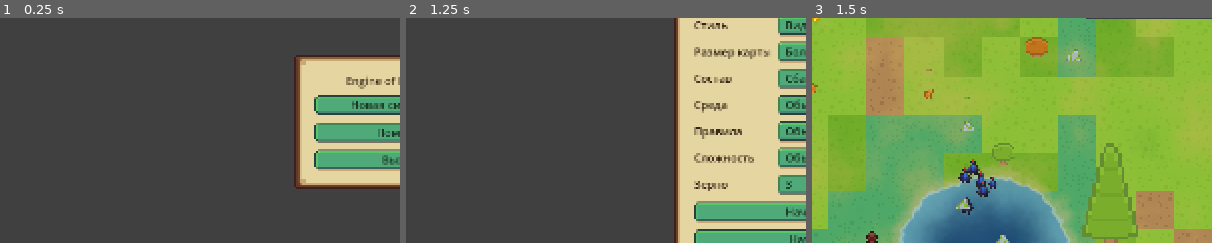
Above: before the commit, frames 1-3 (left to right).
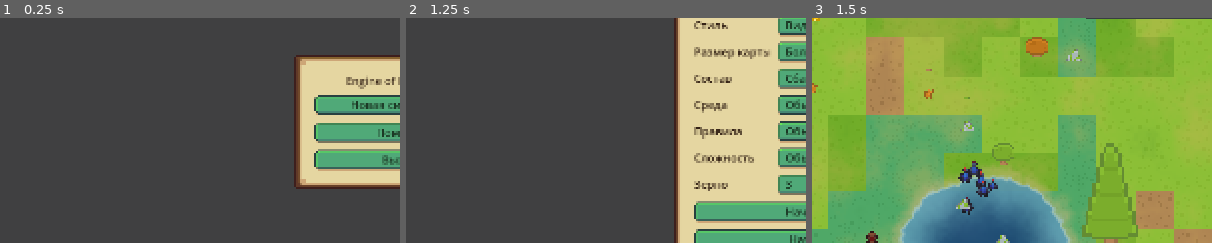
Above: after the commit, the same moments.

Repository: plasticlife-art/animals
Game: Godot game, scene res://scenes/main/main.tscn
The game is run twice, just before and just after one commit, with the same random seed, the same clock (stepped at 60 frames per second) and the same inputs.
Inputs:
- Up to frame 1 (0.25 s): no input
- Up to frame 2 (1.25 s): click "Новая симуляция" at 0.5 s
- Up to frame 3 (1.5 s): click "Начать" at 1.25 s
The pictures show only the part of the screen within x 0-50%, y 27-77%; the shares and areas given below are measured in that part.

Frames 1-2 are identical in both runs. In frame 3, 0.2% of the frame differs, in the area x 39-47%, y 62-77%.

Commit message:
Give deer and grouse enough names, and say how an animal died
A full deer herd ran out of names: 240 deer at the start against 80
names a sex left about a third of them with «II» once all were named,
and grouse chicks took numbers within minutes. The deer lists now hold
157 a sex and the grouse 84, more than half the largest start any
preset gives, which a test checks along with no name listed twice.

The card and the pinned list said «погибла» for every death; now an
animal a hunter took «погибла», one that starved, thirsted or aged
«умерла». The card's family line reads «Поколение 1 · детей нет» or
«Поколение 2 · детей: 3, живы 2», with «Живых потомков» only once
there are grandchildren, instead of a wrapped «Детей: 0 (живы 0)».

Co-Authored-By: Claude Opus 5.5 <noreply@anthropic.com>

Diff:
--- a/scripts/story/animal_names.gd
+++ b/scripts/story/animal_names.gd
@@ -23,7 +23,17 @@
 			"Смородина", "Осинка", "Снежана", "Вьюжка", "Морошка", "Земляника", "Медуница", "Душица",
 			"Фиалка", "Мальва", "Лебёдушка", "Синева", "Радуга", "Светлянка", "Луна", "Зимушка",
 			"Хвоинка", "Полынь", "Вербена", "Арника", "Ежевика", "Голубика", "Клюква", "Черёмуха",
-			"Яблонька", "Вишня", "Тропинка", "Капелька", "Росава"],
+			"Яблонька", "Вишня", "Тропинка", "Капелька", "Росава",
+			"Лилия", "Гвоздика", "Лаванда", "Мелисса", "Сосенка", "Травинка", "Отрада", "Услада",
+			"Милава", "Любава", "Забава", "Весна", "Волна", "Заводь", "Прохлада", "Свирель", "Песенка",
+			"Загадка", "Мечта", "Лоза", "Лещина", "Бузина", "Кашка", "Пижма", "Льдинка", "Позёмка",
+			"Проталинка", "Лужайка", "Опушка", "Ложбинка", "Стёжка", "Горлица", "Малиновка", "Пеночка",
+			"Стрекоза", "Ясна", "Добрава", "Дождинка", "Мурава", "Таволга", "Камышинка", "Тростинка",
+			"Нива", "Жимолость", "Плясунья", "Резвушка", "Скромница", "Дрёма", "Нега", "Отава", "Серна",
+			"Северянка", "Пташка", "Чайка", "Лапушка",
+			"Снегурка", "Пурга", "Стужа", "Оттепель", "Листва", "Тайга", "Степь", "Даль", "Высь",
+			"Ладушка", "Рябь", "Струна", "Скрипка", "Жалейка", "Потешка", "Прибаутка", "Частушка",
+			"Смуглянка", "Чернобровка", "Белогрудка", "Пятнышко", "Облачко"],
 		"male": ["Бурый", "Рогач", "Ветер", "Гром", "Дубок", "Боровик", "Стриж", "Сокол", "Яр", "Туман",
 			"Буян", "Пепел", "Клён", "Тополь", "Лесник", "Странник", "Ясень", "Вихрь", "Кедр", "Мох",
 			"Бор", "Каштан", "Орех", "Граф", "Князь", "Крепыш", "Смельчак", "Седой", "Ясный", "Тихон",
@@ -32,7 +42,17 @@
 			"Зенит", "Бурелом", "Валежник", "Можжевельник", "Вереск", "Чертополох", "Лопух", "Репей",
 			"Желудь", "Дуб", "Вяз", "Граб", "Осокорь", "Рокот", "Набат", "Звон", "Гул", "Шорох",
 			"Шёпот", "Зарево", "Холм", "Курган", "Перекат", "Плёс", "Омут", "Брод", "Ветрогон",
-			"Сугроб", "Иней", "Мороз", "Ливень", "Гордей"],
+			"Сугроб", "Иней", "Мороз", "Ливень", "Гордей",
+			"Ветвистый", "Широкорог", "Златорог", "Богатырь", "Витязь", "Воевода", "Боярин", "Атаман",
+			"Статный", "Великан", "Исполин", "Ураган", "Шквал", "Раскат", "Сосняк", "Ельник",
+			"Березняк", "Орешник", "Тальник", "Камыш", "Хмель", "Шалфей", "Чабрец", "Зверобой",
+			"Василёк", "Ковыль", "Заречный", "Степняк", "Таёжник", "Путник", "Пилигрим", "Отшельник",
+			"Мудрец", "Молчун", "Упрямец", "Храбрец", "Силач", "Белохвост", "Рыжебок", "Серебряк",
+			"Булат", "Алмаз", "Малахит", "Самоцвет", "Месяц", "Восход", "Вечер", "Листопад", "Снегопад",
+			"Ледоход", "Родник", "Исток", "Порог", "Кряж", "Бугор",
+			"Гонец", "Скороход", "Прыгун", "Скакун", "Зоркий", "Чуткий", "Часовой", "Ястреб", "Кречет",
+			"Филин", "Ворон", "Лунь", "Сыч", "Тур", "Байкал", "Урал", "Алтай", "Енисей", "Амур", "Дон",
+			"Иртыш", "Казбек"],
 	},
 	"predator": {
 		"female": ["Огнёвка", "Рыжуха", "Лисичка", "Патрикеевна", "Алиса", "Хитрюга", "Искорка", "Рябина",
@@ -55,13 +75,23 @@
 			"Копейка", "Зернинка", "Росянка", "Говорушка", "Тетёрочка", "Сойка", "Капелька", "Тишина",
 			"Хлопушка", "Щебетунья", "Болтушка", "Квочка", "Наседка", "Серёжка", "Бусинка",
 			"Горошинка", "Пшёнка", "Крупинка", "Гречка", "Клюковка", "Черничка", "Шишечка", "Веточка",
-			"Пестрянка", "Чернавка", "Хохотушка", "Непоседа", "Тараторка"],
+			"Пестрянка", "Чернавка", "Хохотушка", "Непоседа", "Тараторка",
+			"Трещотка", "Свиристелка", "Пискуша", "Соринка", "Пылинка", "Мушка", "Букашка", "Пуговка",
+			"Кнопка", "Пышка", "Плюшка", "Ватрушка", "Баранка", "Сушка", "Булочка", "Пампушка",
+			"Петелька", "Ниточка", "Варежка", "Рукавичка", "Растрёпа", "Чистюля", "Модница", "Хозяйка",
+			"Соседка", "Сплетница", "Трусишка", "Цокотуха", "Береста", "Костяничка", "Семечка",
+			"Маковка", "Перчинка", "Изюминка"],
 		"male": ["Уголёк", "Чернец", "Косач", "Бровастый", "Токарь", "Лирохвост", "Гребешок", "Буран",
 			"Смоль", "Сажа", "Барин", "Задира", "Певун", "Бормотун", "Шумила", "Черныш", "Коготь",
 			"Ветрогон", "Крикун", "Хохолок", "Щёголь", "Франт", "Бас", "Токун", "Петушок", "Перун",
 			"Чернобров", "Гордец", "Забияка", "Трубач", "Дьячок", "Звонарь", "Глашатай", "Гусляр",
 			"Балагур", "Хвастун", "Красавчик", "Кавалер", "Модник", "Вожак", "Сторож", "Дозорный",
-			"Ворчун", "Бубнила", "Чумазый", "Смолян", "Кремень", "Пижон", "Гуляка", "Запевала"],
+			"Ворчун", "Бубнила", "Чумазый", "Смолян", "Кремень", "Пижон", "Гуляка", "Запевала",
+			"Чубчик", "Мохноног", "Бородач", "Усач", "Краснобров", "Валенок", "Чернокрыл", "Белокрыл",
+			"Драчун", "Хулиган", "Шалопай", "Лентяй", "Обжора", "Толстяк", "Пузан", "Колобок", "Бублик",
+			"Пряник", "Кренделёк", "Пончик", "Орешек", "Горошек", "Свистун", "Скоморох", "Затейник",
+			"Говорун", "Брюзга", "Задавака", "Купец", "Пономарь", "Ямщик", "Мельник", "Кузнец",
+			"Бондарь"],
 	},
 }
 
--- a/scripts/story/story_book.gd
+++ b/scripts/story/story_book.gd
@@ -158,13 +158,15 @@
 		pins_changed.emit()
 
 
-## Where a pinned animal is and how it is: `{id, name, species, sex, dead, awake, position}`.
+## Where a pinned animal is and how it is: `{id, name, species, sex, dead, cause, awake,
+## position}`.
 ## Awake it is where it is drawn; asleep, where its sleeping sector keeps it; dead, where it
 ## died. `position` is `Vector2.INF` when it is nowhere to be found.
 func pin_status(agent_id: int) -> Dictionary:
 	var entry: Dictionary = lineage.entry(agent_id)
 	var status := {"id": agent_id, "name": name_of_id(agent_id), "species": str(entry.get("species", "")),
-		"sex": str(entry.get("sex", "")), "dead": lineage.is_dead(agent_id), "awake": false, "position": Vector2.INF}
+		"sex": str(entry.get("sex", "")), "dead": lineage.is_dead(agent_id), "cause": str(entry.get("cause", "")),
+		"awake": false, "position": Vector2.INF}
 	if status["dead"]:
 		status["position"] = entry.get("position", Vector2.INF)
 		return status
--- a/scripts/tests/story_tests.gd
+++ b/scripts/tests/story_tests.gd
@@ -15,6 +15,7 @@
 
 func run(a) -> void:
 	_test_names_stay_and_number_while_alive(a)
+	_test_lists_name_the_largest_start(a)
 	_test_events_say_who_was_born_and_died(a)
 	_test_family_from_the_worlds_events(a)
 	_test_sleeping_births_join_the_family(a)
@@ -63,6 +64,31 @@
 		"numbers in Roman")
 
 
+## Each list holds more names than half the largest starting population any preset gives
+## its species, so a number stays the exception until a population outgrows its start, and
+## no list repeats a name.
+func _test_lists_name_the_largest_start(a) -> void:
+	var largest := {"herbivore": 0, "predator": 0, "scavenger": 0}
+	for group in Helpers.ConfigLoaderScript.list_option_groups():
+		for option in group["options"]:
+			var spawns: Dictionary = Helpers.ConfigLoaderScript.load_config_bundle({group["id"]: option["id"]}) \
+				.get("world", {}).get("spawns", {})
+			for species in largest.keys():
+				largest[species] = maxi(int(largest[species]), int(spawns.get("%s_count" % species, 0)))
+	for species in largest.keys():
+		a.is_true(int(largest[species]) > 0, "%s: a preset starts some" % species)
+		for sex in ["female", "male"]:
+			var listed: Array = AnimalNamesScript.LISTS[species][sex]
+			var distinct := {}
+			for name in listed:
+				distinct[name] = true
+			a.equal(distinct.size(), listed.size(), "%s %s: no name twice" % [species, sex])
+			@warning_ignore("integer_division")
+			var half: int = int(largest[species]) / 2
+			a.is_true(listed.size() > half, "%s %s: %d names for up to %d at the start" % [species, sex,
+				listed.size(), half])
+
+
 ## Another id whose first pick is the same name as `agent_id`'s.
 static func _ids_with_one_base(list_size: int, agent_id: int) -> int:
 	var wanted := AnimalNamesScript.mix(agent_id) % list_size
@@ -238,19 +264,30 @@
 	var calf = world.get_agent(world.next_agent_id - 1)
 	world.kill_agent(mother, "starvation")
 	var line: String = SelectionCardScript.family_line(book, calf)
-	a.is_true(line.contains("Мать: [url=%d]%s (погибла)[/url]" % [mother.id, book.name_of_id(mother.id)]),
-		"the dead mother, linked: %s" % line)
+	a.is_true(line.contains("Мать: [url=%d]%s (умерла)[/url]" % [mother.id, book.name_of_id(mother.id)]),
+		"the mother who starved, linked: %s" % line)
 	a.is_true(line.contains("Отец: [url=%d]%s[/url]" % [father.id, book.name_of_id(father.id)]), "the father, linked")
-	a.is_true(line.contains("Поколение 2"), "the generation")
+	a.is_true(line.contains("Поколение 2 · детей нет") and not line.contains("потомков"),
+		"the generation, no children: %s" % line)
 	var founder_line: String = SelectionCardScript.family_line(book, father)
-	a.is_true(founder_line.contains("Родители неизвестны") and founder_line.contains("Детей: 1 (живы 1)"),
-		"a founder: %s" % founder_line)
+	a.equal(founder_line.get_slice("\n", 1), "Поколение 1 · детей: 1, живы 1", "a founder: %s" % founder_line)
+	a.is_true(founder_line.begins_with("Родители неизвестны") and not founder_line.contains("потомков"),
+		"no line for descendants who are all children")
+	var mate = Helpers.spawn_herbivore(world, Vector2(108.0, 104.0), 0)
+	world.queue_spawn_agent("herbivore", Vector2(106.0, 105.0), 0, calf, mate)
+	world._flush_spawns()
+	a.equal(SelectionCardScript.family_line(book, father).get_slice("\n", 2), "Живых потомков: 2",
+		"a grandchild counts among the descendants")
+	world.kill_agent(father, "predation")
+	a.is_true(SelectionCardScript.family_line(book, calf).contains("(погиб)[/url]"), "a father a hunter took")
 	a.equal(PinnedBarScript.row_text({"name": "Ветка", "species": "herbivore", "sex": "female", "dead": false, "awake": true}),
 		"Ветка · олениха", "awake")
 	a.equal(PinnedBarScript.row_text({"name": "Рыжик", "species": "predator", "sex": "male", "dead": false, "awake": false}),
 		"Рыжик · лис — вдали", "asleep")
-	a.equal(PinnedBarScript.row_text({"name": "Ветка", "species": "herbivore", "sex": "female", "dead": true}),
-		"Ветка · олениха — погибла", "dead")
+	a.equal(PinnedBarScript.row_text({"name": "Ветка", "species": "herbivore", "sex": "female", "dead": true,
+		"cause": "predation"}), "Ветка · олениха — погибла", "taken by a hunter")
+	a.equal(PinnedBarScript.row_text({"name": "Ветка", "species": "herbivore", "sex": "female", "dead": true,
+		"cause": "old_age"}), "Ветка · олениха — умерла", "died of age")
 	Helpers.destroy_manager(manager)
 
 
--- a/scripts/ui/hud_text.gd
+++ b/scripts/ui/hud_text.gd
@@ -141,6 +141,11 @@
 	return feminine if sex == "female" else masculine
 
 
+## «погибла» to a hunter, «умерла» of hunger, thirst or age.
+static func died(sex: String, cause: String) -> String:
+	return verb(sex, "погиб", "погибла") if cause == "predation" else verb(sex, "умер", "умерла")
+
+
 static func age_label(stage: String, sex: String) -> String:
 	var forms: Array = AGE_STAGES.get(stage, [stage, stage])
 	return str(forms[1] if sex == "female" else forms[0])
--- a/scripts/ui/pinned_bar.gd
+++ b/scripts/ui/pinned_bar.gd
@@ -2,10 +2,11 @@
 extends PanelContainer
 
 ## The animals the player pinned, under the bar at the top left, wherever they are: each by
-## name and kind, with «вдали» while its sector sleeps and «погиб» / «погибла» once it has
-## died. A click sends the camera to it (`focus_requested`): selected and followed when it is
-## awake, to where it sleeps or fell otherwise. Pinning is the animal's card's button
-## (`StoryBook`, at most `StoryBook.MAX_PINS`); a right click here unpins.
+## name and kind, with «вдали» while its sector sleeps and «погибла» (to a hunter) or
+## «умерла» once it has died. A click sends the camera to it (`focus_requested`): selected
+## and followed when it is awake, to where it sleeps or fell otherwise. Pinning is the
+## animal's card's button (`StoryBook`, at most `StoryBook.MAX_PINS`); a right click here
+## unpins.
 
 signal focus_requested(agent_id: int)
 
@@ -80,12 +81,12 @@
 	visible = _allowed and not story.pins.is_empty()
 
 
-## «Ветка · олениха», «Ветка · олениха — вдали», «Ветка · олениха — погибла».
+## «Ветка · олениха», «Ветка · олениха — вдали», «Ветка · олениха — погибла» / «— умерла».
 static func row_text(status: Dictionary) -> String:
 	var sex := str(status.get("sex", ""))
 	var text := "%s · %s" % [status.get("name", ""), HudTextScript.animal_noun(str(status.get("species", "")), sex)]
 	if bool(status.get("dead", false)):
-		return "%s — %s" % [text, HudTextScript.verb(sex, "погиб", "погибла")]
+		return "%s — %s" % [text, HudTextScript.died(sex, str(status.get("cause", "")))]
 	if not bool(status.get("awake", false)):
 		return "%s — вдали" % text
 	return text
--- a/scripts/ui/selection_card.gd
+++ b/scripts/ui/selection_card.gd
@@ -95,8 +95,9 @@
 	refresh()
 
 
-## «Мать: Ветка · Отец: Бурый» with the names as links, then «Детей: 3 (живы 2) · Потомков
-## живых: 5 · Поколение 2». A parent who died is marked so.
+## «Мать: Ветка · Отец: Бурый» with the names as links, then «Поколение 2 · детей: 3, живы 2»,
+## and «Живых потомков: 5» once there are grandchildren. A parent who died is marked so,
+## «погибла» to a hunter and «умерла» otherwise.
 static func family_line(story_book, agent) -> String:
 	var entry: Dictionary = story_book.lineage.entry(agent.id)
 	var parents: Array = []
@@ -111,15 +112,20 @@
 	for child in children:
 		if not story_book.lineage.is_dead(int(child)):
 			living += 1
-	return "%s\nДетей: %d (живы %d) · Потомков живых: %d · Поколение %d" % [" · ".join(parents),
-		children.size(), living, story_book.lineage.descendants_alive(agent.id), int(entry.get("generation", 1))]
+	var kids := "детей нет" if children.is_empty() else "детей: %d, живы %d" % [children.size(), living]
+	var lines := [" · ".join(parents), "Поколение %d · %s" % [int(entry.get("generation", 1)), kids]]
+	# Grandchildren and on: the line only says more than the children do when there are some.
+	var descendants: int = story_book.lineage.descendants_alive(agent.id)
+	if descendants > living:
+		lines.append("Живых потомков: %d" % descendants)
+	return "\n".join(lines)
 
 
 static func _parent_link(story_book, parent_id: int) -> String:
 	var name: String = story_book.name_of_id(parent_id)
 	if story_book.lineage.is_dead(parent_id):
-		var sex := str(story_book.lineage.entry(parent_id).get("sex", ""))
-		name += " (%s)" % HudText.verb(sex, "погиб", "погибла")
+		var parent: Dictionary = story_book.lineage.entry(parent_id)
+		name += " (%s)" % HudText.died(str(parent.get("sex", "")), str(parent.get("cause", "")))
 	return "[url=%d]%s[/url]" % [parent_id, name]
 
 
Not shown, changed: docs/ARCHITECTURE.md
